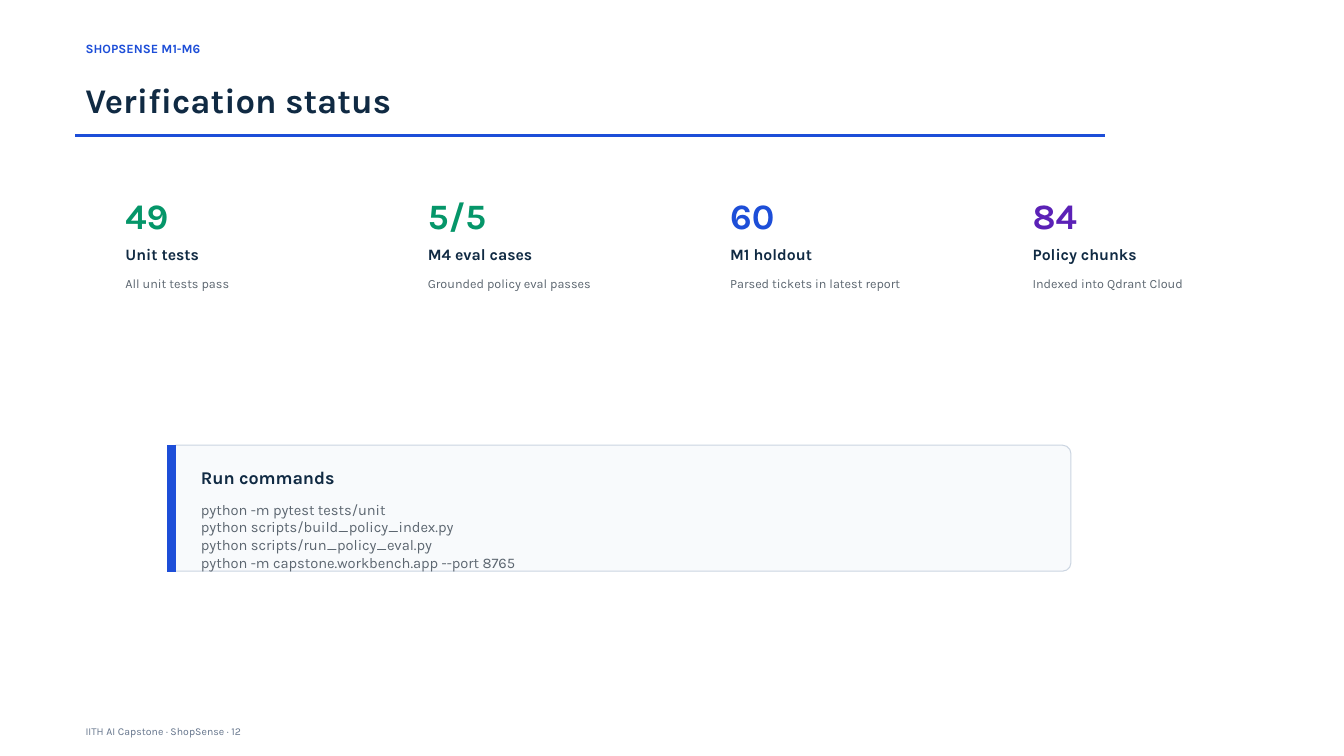
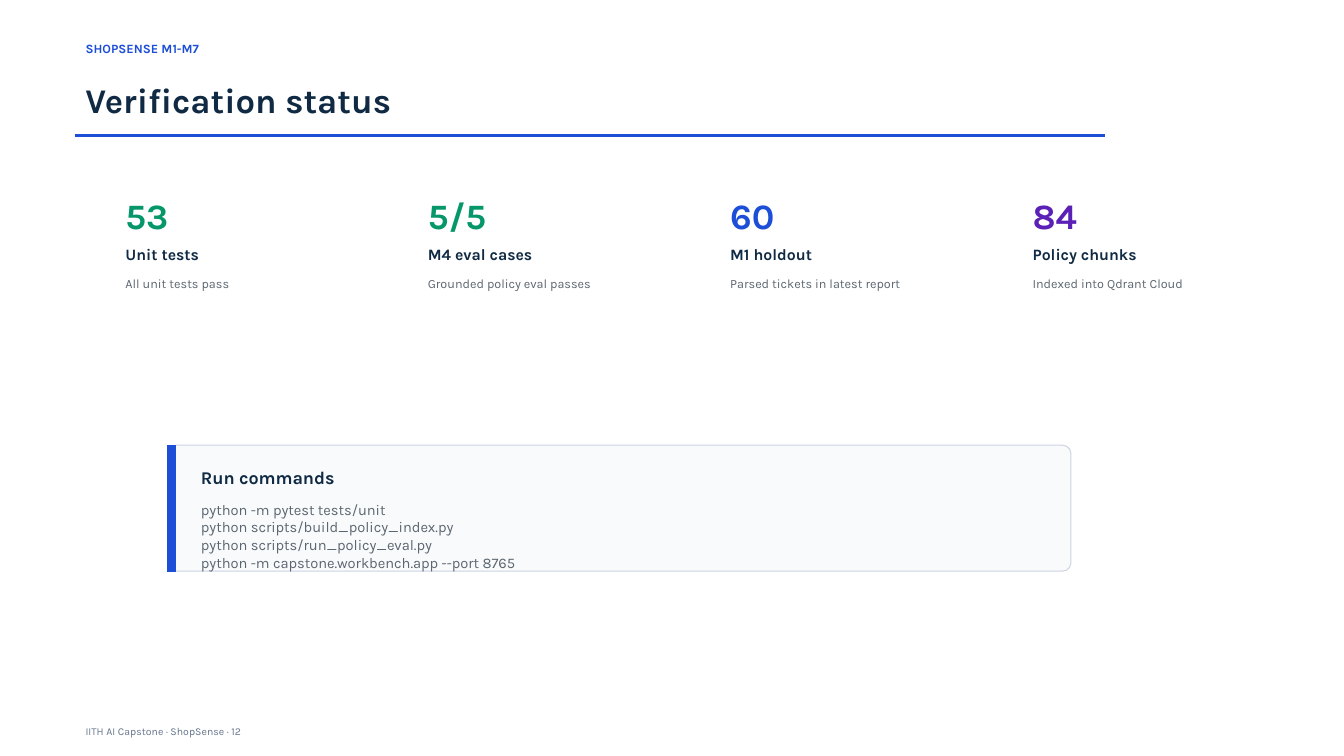
Before and after one commit to abhraj786/iith-ai-capstone-shopsense, a slide deck: slide 12 of docs/deck/iith-ai-capstone-shopsense.pptx. Drawn at 1344x756 pixels with LibreOffice and Linux fonts; fonts in the diff are those of the drawing. Boxes give left, top, right and bottom in pixels: in the first picture for what was removed or moved away, otherwise in the second. Text is boxed around its words. In the diff, an @@ line names an element or a change of style, - is before the commit and + after.

```diff
--- a/docs/deck/iith-ai-capstone-shopsense.pptx
+++ b/docs/deck/iith-ai-capstone-shopsense.pptx
@@ text at (x1=86, y1=44, x2=199, y2=53): text changed @@
-SHOPSENSE M1-M6
+SHOPSENSE M1-M7
@@ text at (x1=125, y1=205, x2=168, y2=230): text changed @@
-49
+53
```
Also in this commit, not shown: 15 other slides changed, 1 slide added, 11 other files.
